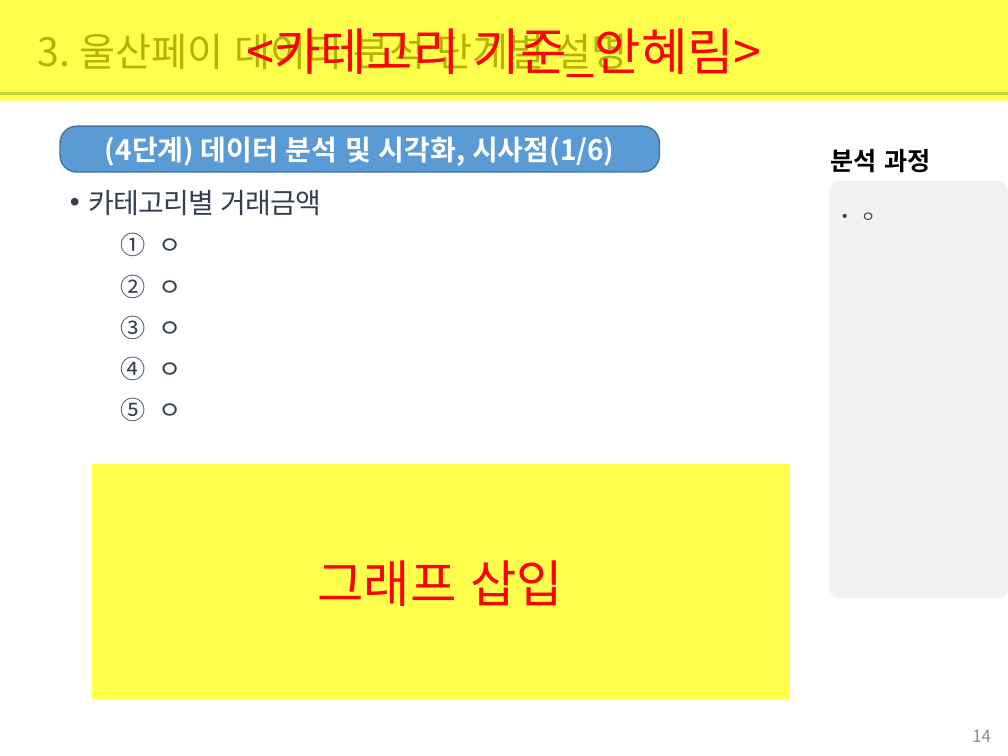
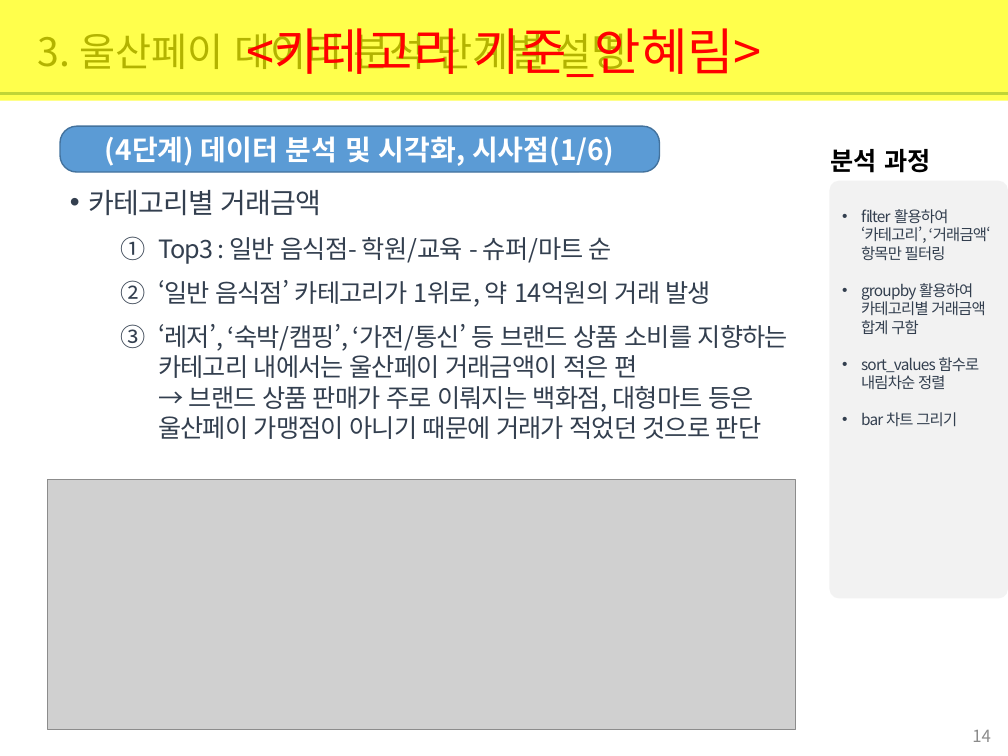
Before and after one commit to jamesjhk/Project_B, a slide deck: slide 14 of 빅데이터 기반 울산페이 사용 분석 보고서_ProjectB.pptx. Drawn at 1008x756 pixels with LibreOffice and Linux fonts; fonts in the diff are those of the drawing; grey boxes stand for pictures. Boxes give left, top, right and bottom in pixels: in the first picture for what was removed or moved away, otherwise in the second. Text is boxed around its words. In the diff, an @@ line names an element or a change of style, - is before the commit and + after.

```diff
--- a/빅데이터 기반 울산페이 사용 분석 보고서_ProjectB.pptx
+++ b/빅데이터 기반 울산페이 사용 분석 보고서_ProjectB.pptx
@@ text in rounded rectangle at box(861, 209, 991, 426): text changed @@
-• ㅇ
+• filter 활용하여 ‘카테고리’, ‘거래금액‘ 항목만 필터링
+• groupby 활용하여 카테고리별 거래금액 합계 구함
+• sort_values 함수로 내림차순 정렬
+• bar 차트 그리기
@@ text at box(158, 237, 788, 439): text changed @@
-  1. ㅇ
-  2. ㅇ
-  3. ㅇ
-  4. ㅇ
-  5. ㅇ
+  1. Top3 : 일반 음식점- 학원/교육 - 슈퍼/마트 순
+  2. ‘일반 음식점’ 카테고리가 1위로, 약 14억원의 거래 발생
+  3. ‘레저’, ‘숙박/캠핑’, ‘가전/통신’ 등 브랜드 상품 소비를 지향하는 카테고리 내에서는 울산페이 거래금액이 적은 편 → 브랜드 상품 판매가 주로 이뤄지는 백화점, 대형마트 등은 울산페이 가맹점이 아니기 때문에 거래가 적었던 것으로 판단
@@ rectangle removed at box(92, 464, 789, 700) @@
-그래프 삽입
@@ picture added at box(47, 480, 795, 729) @@
```
Also in this commit, not shown: 5 other slides changed.
